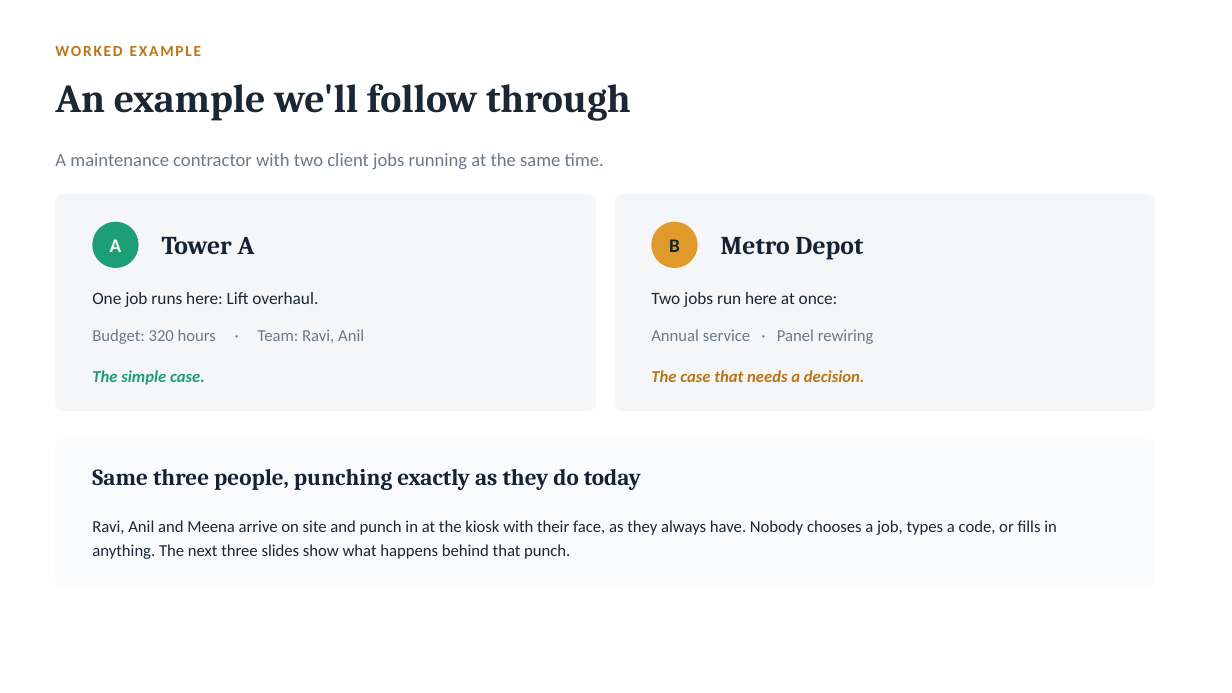
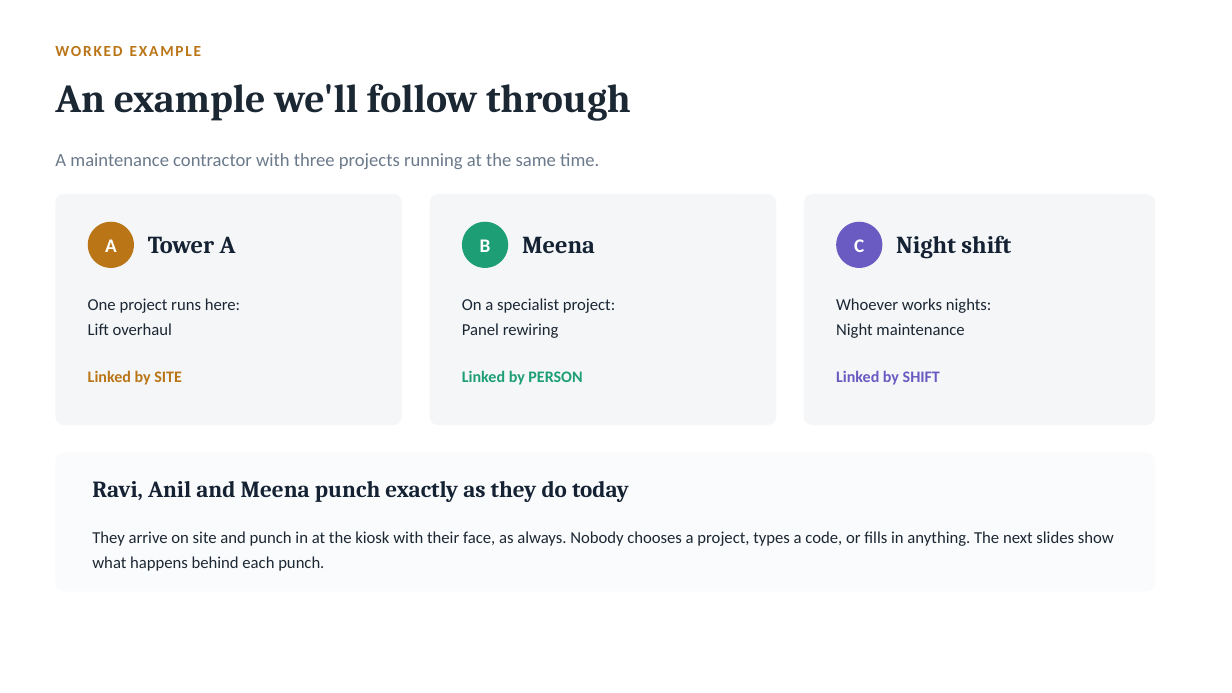
Before and after one commit to iammuniraa-wq/bpmsquare-app, a slide deck: slide 5 of docs/BPMSquare_WFM_Project_Costing.pptx (slide 4 before the commit). Drawn at 1232x693 pixels with LibreOffice and Linux fonts; fonts in the diff are those of the drawing. Boxes give left, top, right and bottom in pixels: in the first picture for what was removed or moved away, otherwise in the second. Text is boxed around its words. In the diff, an @@ line names an element or a change of style, - is before the commit and + after.

```diff
--- a/docs/BPMSquare_WFM_Project_Costing.pptx
+++ b/docs/BPMSquare_WFM_Project_Costing.pptx
@@ text at box(55, 153, 599, 169): text changed @@
-A maintenance contractor with two client jobs running at the same time.
+A maintenance contractor with three projects running at the same time.
@@ rounded rectangle: place and size @@
-rounded rectangle at box(55, 194, 596, 411)
+rounded rectangle at box(55, 194, 402, 425)
@@ rounded rectangle added at box(430, 194, 776, 425), fill #F4F6F8 @@
@@ proportions changed in 3 elements at box(55, 194, 402, 425), box(55, 453, 1155, 592), box(804, 194, 1155, 425) @@
@@ rounded rectangle: place and size @@
-rounded rectangle at box(615, 194, 1155, 411)
+rounded rectangle at box(804, 194, 1155, 425)
@@ text "A": place and size @@
-text "A" at box(110, 239, 122, 252)
+text "A" at box(105, 239, 117, 252)
@@ ellipse: place and size @@
-ellipse at box(92, 222, 139, 268)
+ellipse at box(88, 222, 134, 268)
@@ ellipse at box(88, 222, 134, 268): fill #1D9E75 to #BA7517 @@
@@ text "Tower A": place and size @@
-text "Tower A" at box(162, 236, 255, 254)
+text "Tower A" at box(148, 236, 236, 253)
@@ text "Tower A" at box(148, 236, 236, 253): size 20 to 19 pt @@
@@ text "B": place and size @@
-text "B" at box(669, 239, 680, 252)
+text "B" at box(480, 239, 491, 252)
@@ text "B" at box(480, 239, 491, 252): text colour #152233 to #FFFFFF @@
@@ ellipse added at box(462, 222, 508, 268), fill #1D9E75 @@
@@ text added at box(522, 236, 595, 253), 19 pt, text #152233, bold @@
+Meena
@@ text removed at box(721, 237, 863, 259) @@
-Metro Depot
@@ ellipse: place and size @@
-ellipse at box(652, 222, 698, 268)
+ellipse at box(836, 222, 883, 268)
@@ ellipse at box(836, 222, 883, 268): fill #E09A2B to #6A5BC2 @@
@@ text added at box(854, 239, 864, 252), 15 pt, text #FFFFFF, bold @@
+C
@@ text added at box(896, 235, 1011, 259), 19 pt, text #152233, bold @@
+Night shift
@@ text at box(88, 298, 240, 335): text changed; size 13.5 to 13 pt @@
-One job runs here: Lift overhaul.
+One project runs here:
+Lift overhaul
@@ text added at box(462, 298, 615, 338), 13 pt, text #1B2733 @@
+On a specialist project:
+Panel rewiring
@@ text removed at box(651, 292, 838, 307) @@
-Two jobs run here at once:
@@ text added at box(836, 298, 992, 338), 13 pt, text #1B2733 @@
+Whoever works nights:
+Night maintenance
@@ text removed at box(651, 329, 874, 344) @@
-Annual service · Panel rewiring
@@ text at box(88, 370, 182, 385): text changed; size 13 to 12.5 pt; text colour #6B7A8B to #BA7517; bold on @@
-Budget: 320 hours · Team: Ravi, Anil
+Linked by SITE
@@ text removed at box(92, 370, 205, 385) @@
-The simple case.
@@ text added at box(462, 370, 582, 385), 12.5 pt, text #1D9E75, bold @@
+Linked by PERSON
@@ text removed at box(651, 370, 864, 382) @@
-The case that needs a decision.
@@ text added at box(836, 370, 940, 385), 12.5 pt, text #6A5BC2, bold @@
+Linked by SHIFT
@@ rounded rectangle: place and size @@
-rounded rectangle at box(55, 439, 1155, 587)
+rounded rectangle at box(55, 453, 1155, 592)
@@ text at box(92, 481, 629, 502): text changed @@
-Same three people, punching exactly as they do today
+Ravi, Anil and Meena punch exactly as they do today
@@ text at box(92, 531, 1114, 571): text changed @@
-Ravi, Anil and Meena arrive on site and punch in at the kiosk with their face, as they always have. Nobody chooses a job, types a code, or fills in anything. The next three slides show what happens behind that punch.
+They arrive on site and punch in at the kiosk with their face, as always. Nobody chooses a project, types a code, or fills in anything. The next slides show what happens behind each punch.
```
Also in this commit, not shown: 10 other slides changed, 3 slides added, 2 slides removed.
